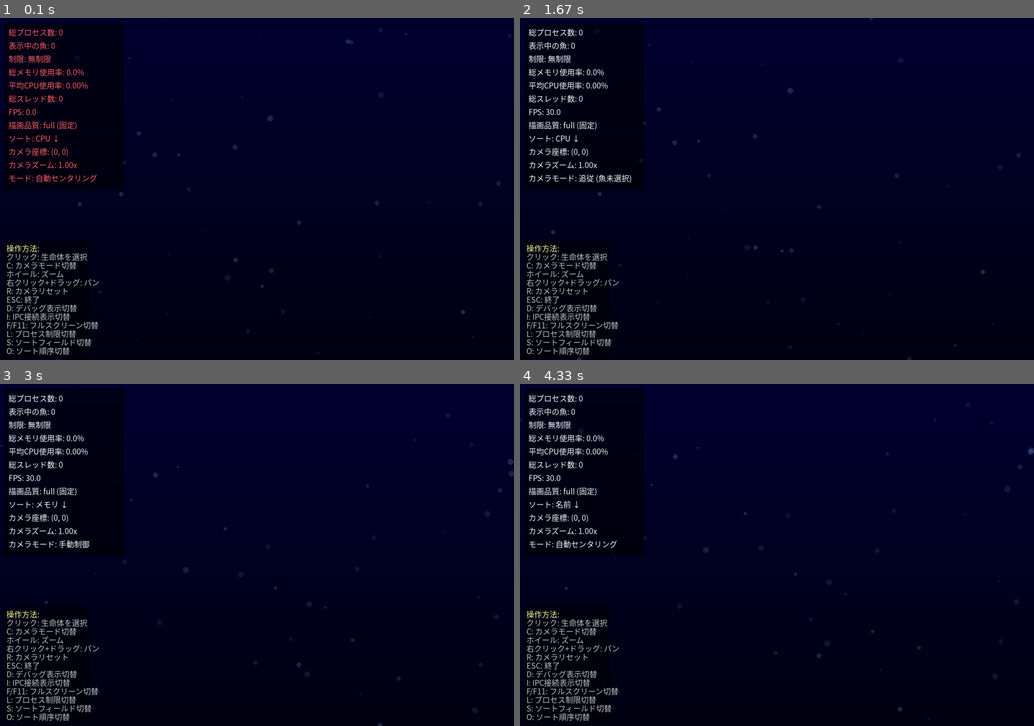
Above: before the commit, frames 1-4 (two rows, left to right).
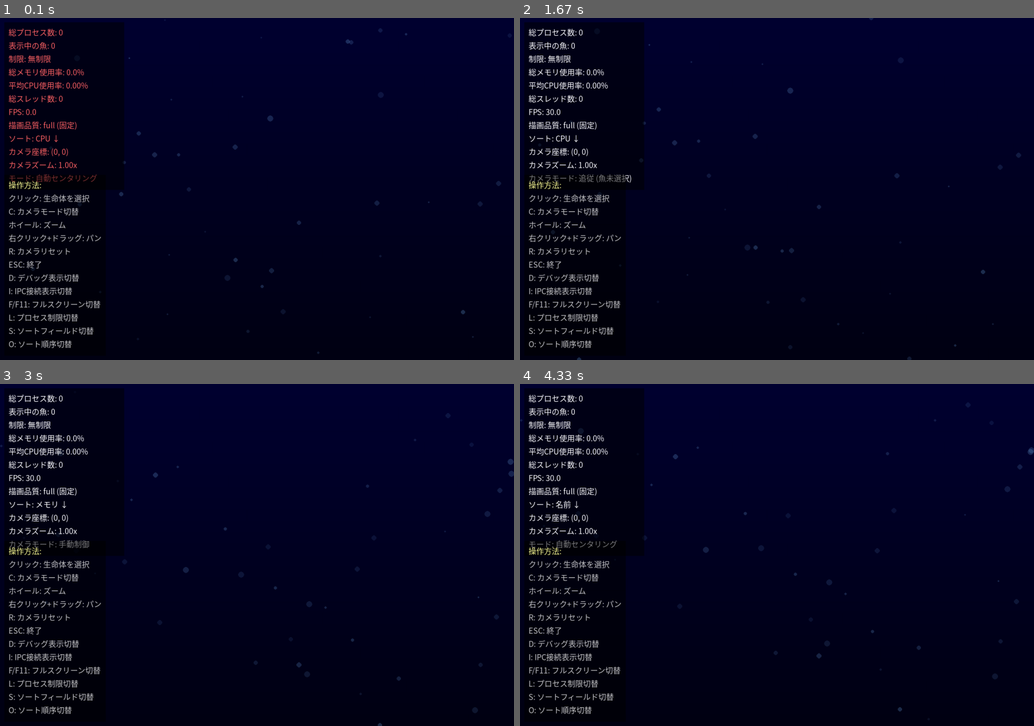
Above: after the commit, the same moments.

Repository: mouri-lab/process-aquarium
Game: pygame game, started from main.py
The game is run twice, just before and just after one commit, with the same random seed, the same clock (stepped at 60 frames per second) and the same inputs.
Inputs (mouse positions are in pixels of both pictures, inside the frame that each line leads up to):
- Up to frame 1 (0.1 s): no input
- Up to frame 2 (1.67 s): tap C at 0.33 s; click "FPS: 30.0" at 0.72 s; click "カメラズーム: 1.00x" at 1.05 s
- Up to frame 3 (3 s): tap F11 at 1.83 s; hold D 2.17-2.63 s; move the mouse to (267, 438) at 2.2 s; hold S 2.67-2.97 s; move the mouse to (71, 544) at 2.7 s; tap C at 2.82 s
- Up to frame 4 (4.33 s): hold D 3-3.63 s; move the mouse to (777, 596) at 3.03 s; hold S from 4.07 s (still down); move the mouse to (910, 524) at 4.1 s; tap C at 4.22 s

The runs differ from the first frame. In frame 1, 2.7% of the frame differs, in the area x 1-20%, y 45-99%; in frame 2, 2.7%, in the area x 1-21%, y 45-99%; in frame 3, 2.7%; in frame 4, 2.7%.

Commit message:
選択された魚の詳細情報と操作説明のパネルを動的サイズに変更し、左上パネルと同じスタイルで描画するように改善

Diff:
--- a/src/visuals/aquarium.py
+++ b/src/visuals/aquarium.py
@@ -656,7 +656,7 @@
             text_y = panel_y + panel_padding_y + i * line_height
             self.screen.blit(text_surface, (text_x, text_y))
 
-        # 選択されたFishの詳細情報
+        # 選択されたFishの詳細情報（右上・左上パネルと同じスタイル）
         if self.selected_fish:
             info_lines = [
                 f"選択された生命体:",
@@ -668,17 +668,33 @@
                 f"年齢: {self.selected_fish.age}フレーム"
             ]
 
-            info_height = len(info_lines) * 22 + 10
-            info_surface = pygame.Surface((250, info_height), pygame.SRCALPHA)
-            info_surface.fill((0, 50, 100, 180))
-            self.screen.blit(info_surface, (self.width - 260, 10))
-
+            # 左上パネルと同じ方式で動的サイズ計算
+            info_padding_x = 10
+            info_padding_y = 10
+            info_line_height = max(int(font_linesize * 1.15), font_linesize)
+            max_info_width = 0
+            for line in info_lines:
+                text_width, _ = self.small_font.size(line)
+                if text_width > max_info_width:
+                    max_info_width = text_width
+
+            info_panel_width = max(250, max_info_width + info_padding_x * 2)
+            info_panel_height = len(info_lines) * info_line_height + info_padding_y * 2
+            info_panel_surface = pygame.Surface((info_panel_width, info_panel_height), pygame.SRCALPHA)
+            info_panel_surface.fill((0, 50, 100, 180))
+
+            # 右上に配置
+            info_panel_x = self.width - info_panel_width - 10
+            info_panel_y = 10
+            self.screen.blit(info_panel_surface, (info_panel_x, info_panel_y))
+
+            # 詳細情報テキスト
             for i, line in enumerate(info_lines):
                 color = (255, 255, 255) if i == 0 else (200, 200, 200)
                 text_surface = self._render_text(line, self.small_font, color)
-                self.screen.blit(text_surface, (self.width - 250, 15 + i * 22))
-
-        # 操作説明
+                text_x = info_panel_x + info_padding_x
+                text_y = info_panel_y + info_padding_y + i * info_line_height
+                self.screen.blit(text_surface, (text_x, text_y))        # 操作説明
         help_lines = [
             "操作方法:",
             "クリック: 生命体を選択",
@@ -695,15 +711,33 @@
             "O: ソート順序切替"
         ]
 
-        help_height = len(help_lines) * 20 + 10
-        help_surface = pygame.Surface((200, help_height), pygame.SRCALPHA)
-        help_surface.fill((0, 0, 0, 100))
-        self.screen.blit(help_surface, (10, self.height - help_height - 10))
-
+        # ヘルプ（左上パネルと同じスタイルで動的サイズ計算）
+        help_padding_x = 10
+        help_padding_y = 10
+        help_line_height = max(int(font_linesize * 1.15), font_linesize)
+        max_help_width = 0
+        for line in help_lines:
+            text_width, _ = self.small_font.size(line)
+            if text_width > max_help_width:
+                max_help_width = text_width
+
+        help_panel_width = max(200, max_help_width + help_padding_x * 2)
+        help_panel_height = len(help_lines) * help_line_height + help_padding_y * 2
+        help_panel_surface = pygame.Surface((help_panel_width, help_panel_height), pygame.SRCALPHA)
+        help_panel_surface.fill((0, 0, 0, 128))
+
+        # 左下に配置
+        help_panel_x = 10
+        help_panel_y = self.height - help_panel_height - 10
+        self.screen.blit(help_panel_surface, (help_panel_x, help_panel_y))
+
+        # ヘルプテキスト
         for i, line in enumerate(help_lines):
             color = (255, 255, 150) if i == 0 else (200, 200, 200)
             text_surface = self._render_text(line, self.small_font, color)
-            self.screen.blit(text_surface, (15, self.height - help_height - 5 + i * 20))
+            text_x = help_panel_x + help_padding_x
+            text_y = help_panel_y + help_padding_y + i * help_line_height
+            self.screen.blit(text_surface, (text_x, text_y))
 
     def draw_parent_child_connections(self):
         """親子関係の描画（淡い線で接続）"""
